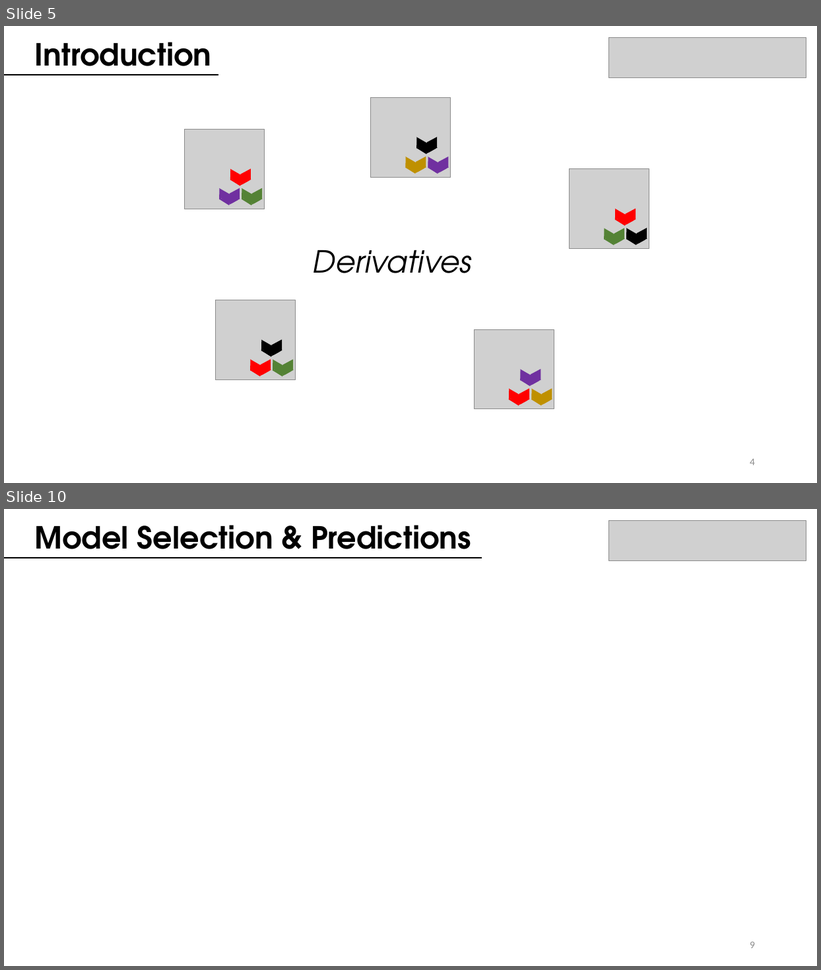
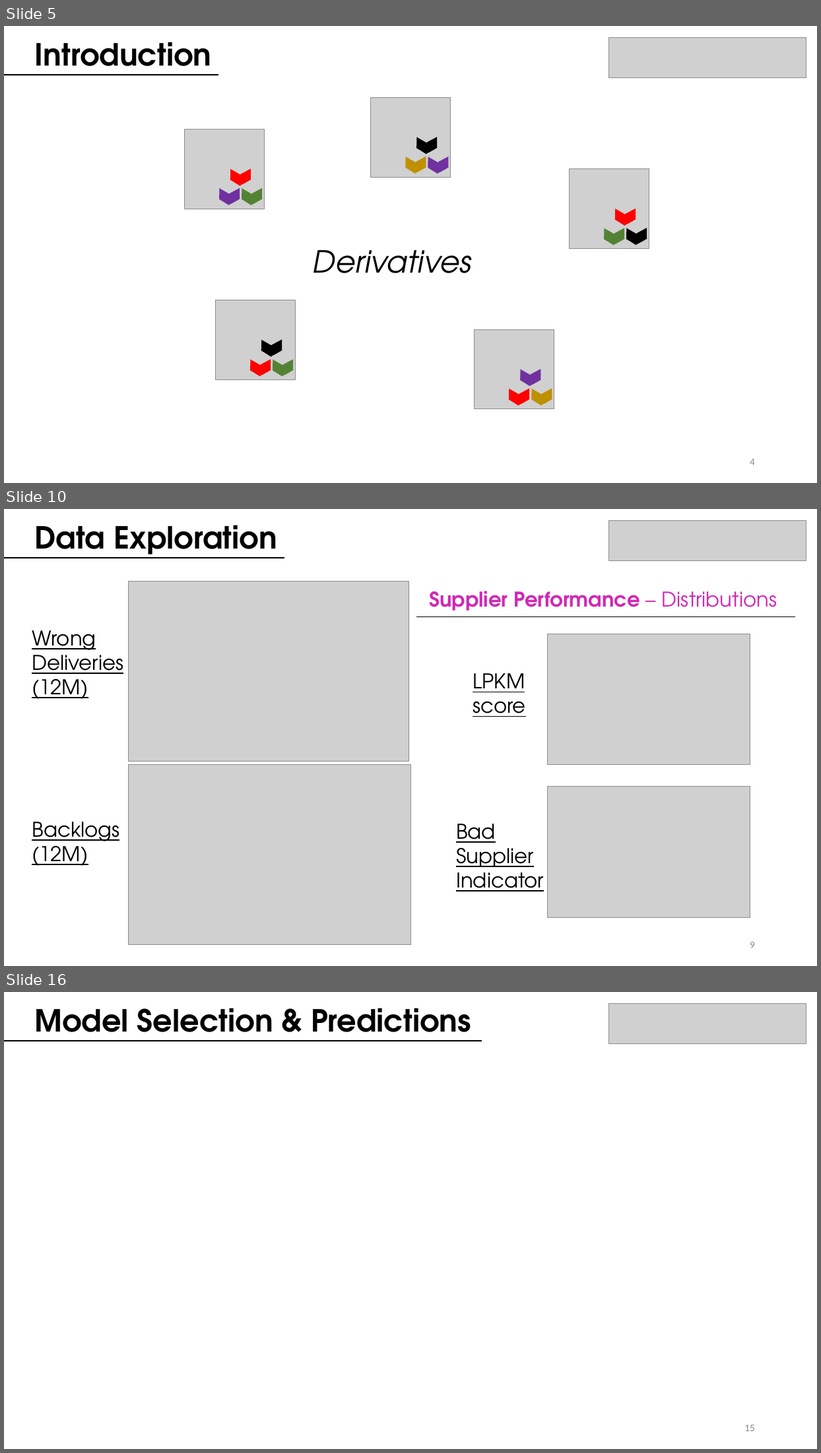
Before and after one commit to juanbeta98/DataScienceStudyCase, a slide deck: BMW ML Case Study.pptx. Shown one above the other, each under a label of ours: slides 5 and 10 before the commit, slides 5, 10 and 16 after it; the slides between them are not shown. The pictures are 821x970 and 821x1453 pixels, drawn with LibreOffice and Linux fonts; fonts in the diff are those of the drawing; grey boxes stand for pictures. Boxes give left, top, right and bottom in pixels: in the first picture for what was removed or moved away, otherwise in the second. Text is boxed around its words. In the diff, an @@ line names an element or a change of style, - is before the commit and + after.

```diff
--- a/BMW ML Case Study.pptx
+++ b/BMW ML Case Study.pptx
@@ slide 10 added at bbox=[4, 509, 817, 966], background #FFFFFF @@
@@ text added at bbox=[35, 525, 277, 559], 36 pt, text #000000, bold @@
+Data Exploration
@@ picture added at bbox=[609, 521, 806, 561] @@
@@ line added from (4, 557) to (284, 557), #000000 0.5 pt @@
@@ line added from (4, 559) to (284, 559), #000000 0.5 pt @@
@@ picture added at bbox=[129, 581, 409, 762] @@
@@ text added at bbox=[429, 591, 777, 611], 24 pt, text #CF29B5, bold @@
+Supplier Performance – Distributions
@@ line added from (417, 617) to (795, 617), #000000 0.5 pt @@
@@ text added at bbox=[32, 630, 123, 699], 24 pt, text #000000, underline @@
+Wrong Deliveries (12M)
@@ picture added at bbox=[547, 634, 750, 764] @@
@@ text added at bbox=[473, 673, 525, 717], 24 pt, text #000000, underline @@
+LPKM score
@@ picture added at bbox=[129, 764, 411, 945] @@
@@ picture added at bbox=[547, 787, 750, 918] @@
@@ text added at bbox=[32, 822, 120, 866], 24 pt, text #000000, underline @@
+Backlogs (12M)
@@ text added at bbox=[456, 824, 544, 892], 24 pt, text #000000, underline @@
+Bad Supplier Indicator
@@ page number added at bbox=[750, 942, 755, 949], 12 pt, text #8C8C8C @@
+9
@@ what was slide 10 is now slide 16 @@
@@ page number at bbox=[745, 1425, 755, 1432]: text changed @@
-9
+15
```
Also in this commit, not shown: 3 slides changed, 6 other slides added, 1 slide removed, 2 other files.
